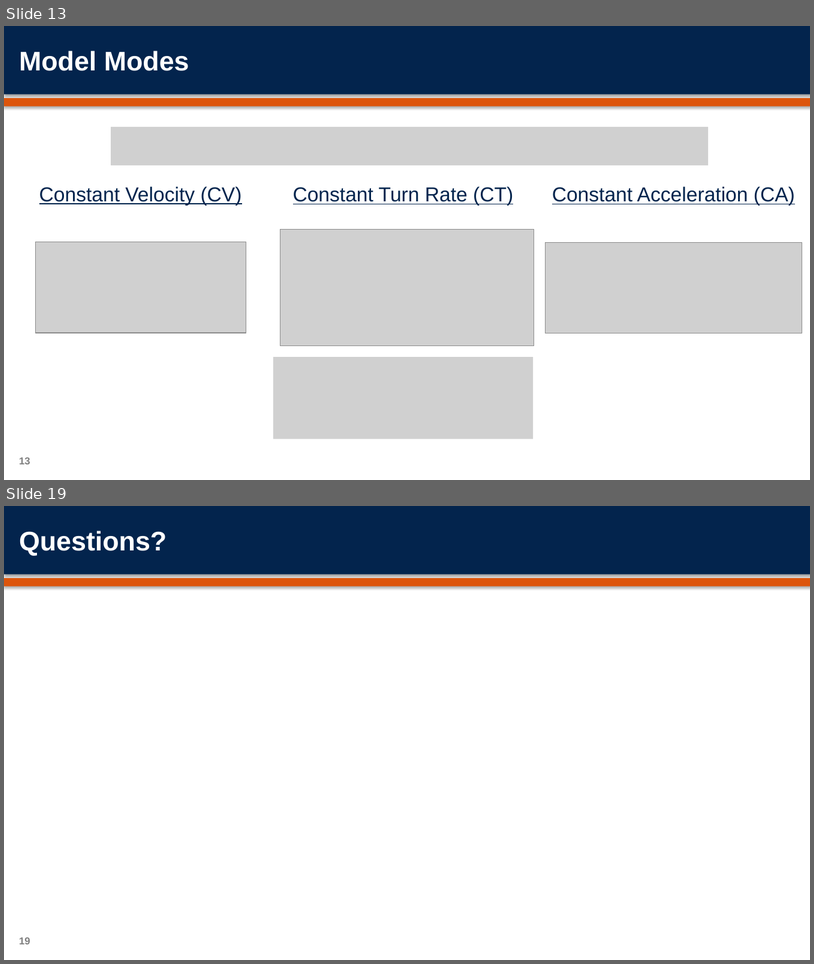
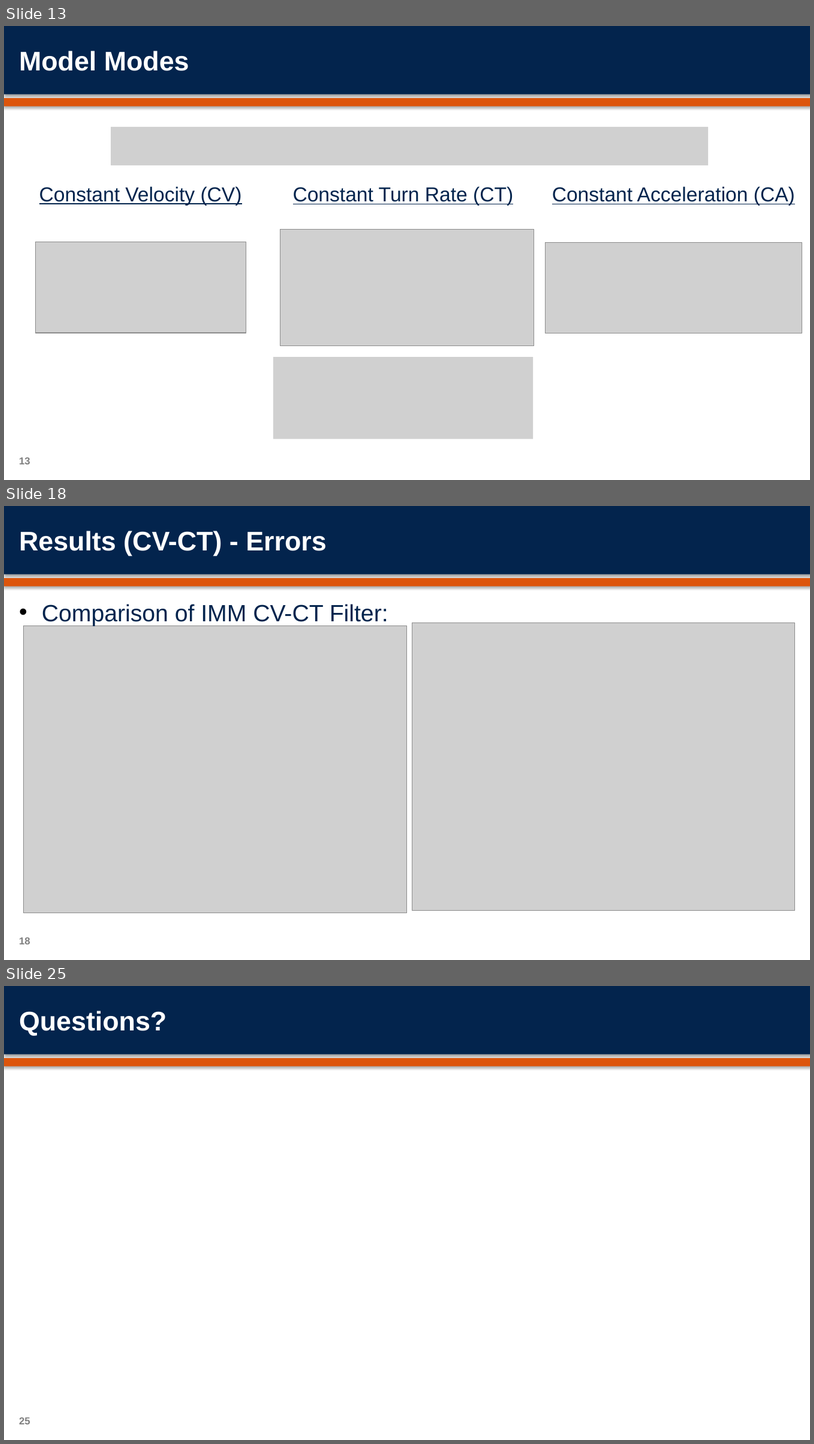
Before and after one commit to orenmillerrr/Optimal-Final-Project, a slide deck: report/OptimalFinalPresentation.pptx. Shown one above the other, each under a label of ours: slides 13 and 19 before the commit, slides 13, 18 and 25 after it; the slides between them are not shown. The pictures are 814x964 and 814x1444 pixels, drawn with LibreOffice and Linux fonts; fonts in the diff are those of the drawing; grey boxes stand for pictures; background and template pictures are left out. Boxes give left, top, right and bottom in pixels: in the first picture for what was removed or moved away, otherwise in the second. Text is boxed around its words. In the diff, an @@ line names an element or a change of style, - is before the commit and + after.

```diff
--- a/report/OptimalFinalPresentation.pptx
+++ b/report/OptimalFinalPresentation.pptx
@@ slide 18 added at <box>4,506,810,960</box>, background #FFFFFF; not listed: 2 template elements that a slide beside it also shows @@
@@ title added at <box>19,531,326,555</box>, 32 pt, text #FFFFFF, bold @@
+Results (CV-CT) - Errors
@@ text added at <box>42,604,389,626</box>, 28 pt, text #03244D @@
+• Comparison of IMM CV-CT Filter:
@@ picture added at <box>23,626,407,913</box> @@
@@ picture added at <box>413,623,795,910</box> @@
@@ page number added at <box>19,937,30,944</box>, 12 pt, text #7F7F7F, bold @@
+18
@@ what was slide 19 is now slide 25 @@
@@ page number at <box>19,1417,30,1424</box>: text changed @@
-19
+25
```
Also in this commit, not shown: 11 slides changed, 7 other slides added, 2 slides removed, 38 other files.
